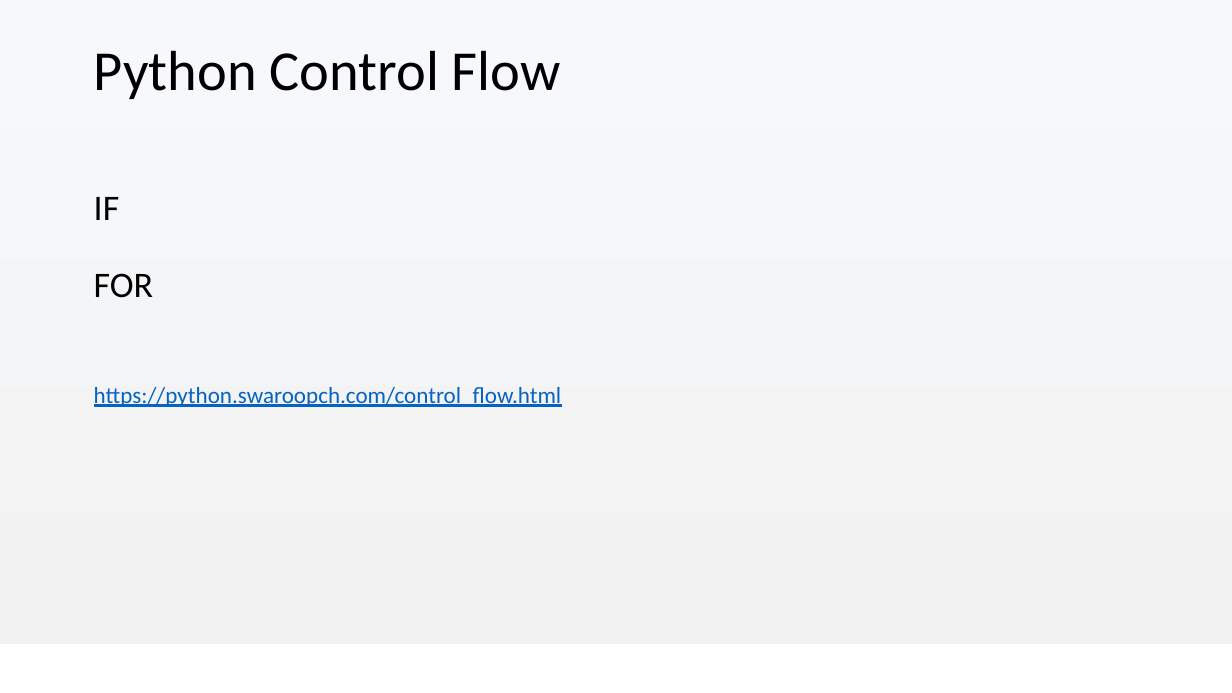
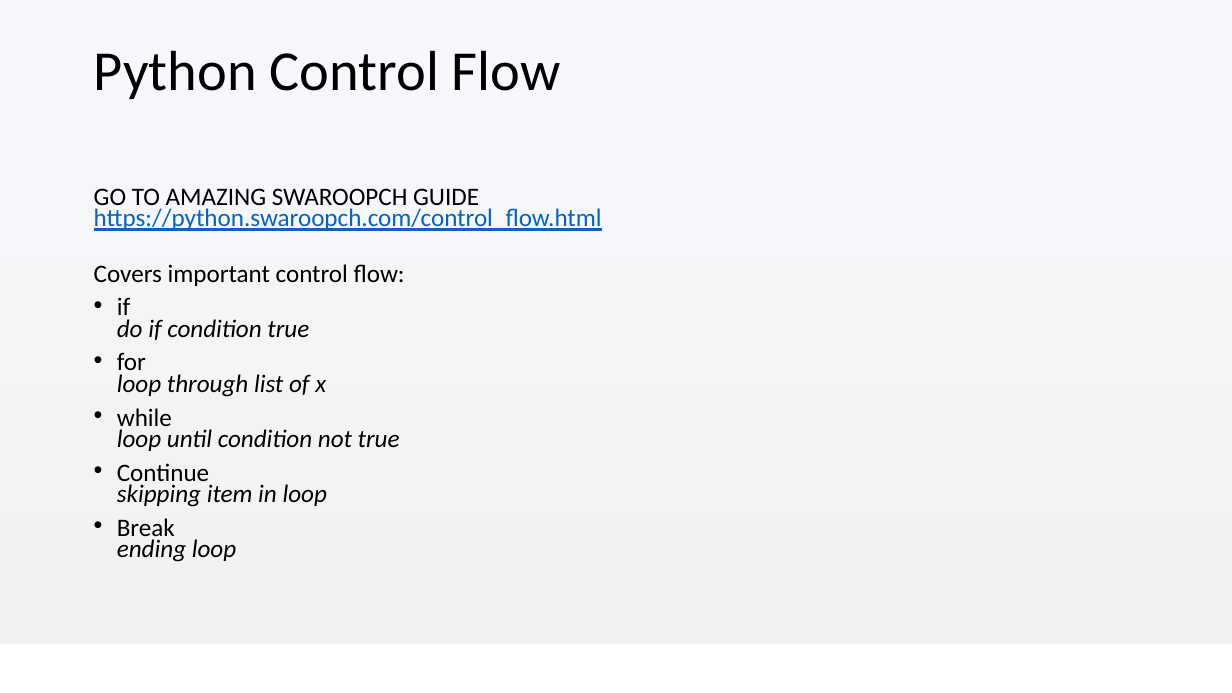
Before and after one commit to Anthony-Mckale/talks-presentations, a slide deck: slide 35 of academy/02-programming/02-Python-Programming-101.pptx (slide 32 before the commit). Drawn at 1232x693 pixels with LibreOffice and Linux fonts; fonts in the diff are those of the drawing; background and template pictures are left out. Boxes give left, top, right and bottom in pixels: in the first picture for what was removed or moved away, otherwise in the second. Text is boxed around its words. In the diff, an @@ line names an element or a change of style, - is before the commit and + after.

```diff
--- a/academy/02-programming/02-Python-Programming-101.pptx
+++ b/academy/02-programming/02-Python-Programming-101.pptx
@@ text at [94,188,602,562]: text changed; size 18 to 19.6 pt; text colour #0563C1 to #000000 @@
-IF
-FOR
-https://python.swaroopch.com/control_flow.html
+GO TO AMAZING SWAROOPCH GUIDE
+https://python.swaroopch.com/control_flow.html
+Covers important control flow:
+• if
+  do if condition true
+• for
+  loop through list of x
+• while
+  loop until condition not true
+• Continue
+  skipping item in loop
+• Break
+  ending loop
```
Also in this commit, not shown: 17 other slides changed, 4 slides added, 9 slides removed, 31 other files.
